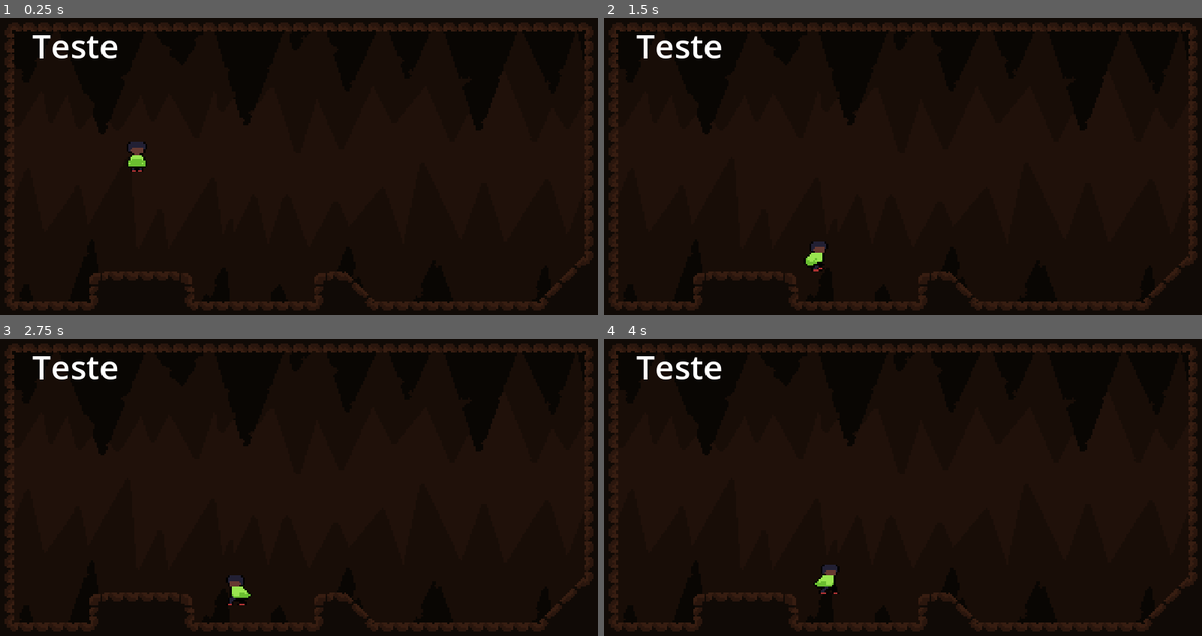
Above: before the commit, frames 1-4 (two rows, left to right).
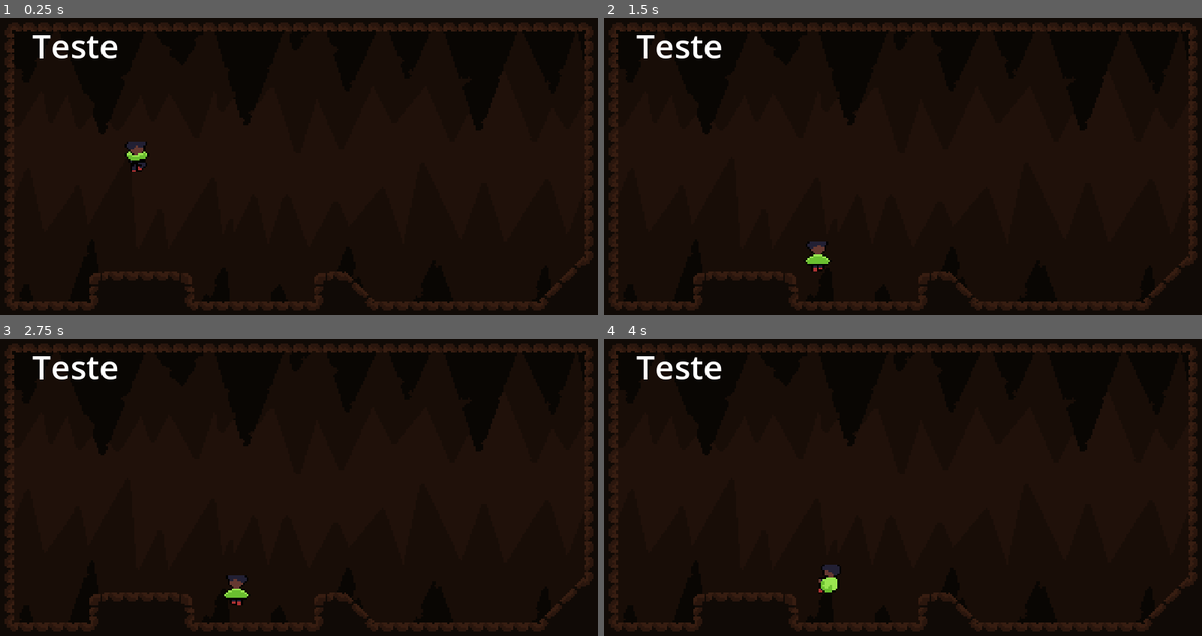
Above: after the commit, the same moments.

Repository: Omegalolchan/Cave_Runner
Game: Godot game, scene res://assets/Scenes/HightResDebugScene.tscn
Same seed, same stepped clock (60 frames per second), same inputs: the game is played once before the commit and once after it. This scene is started directly instead of the project's main scene.
Inputs:
- Up to frame 1 (0.25 s): no input
- Up to frame 2 (1.5 s): tap Enter at 0.5 s; hold Right (moveRight) from 0.53 s (still down); tap C (jump) at 0.6, 0.77, 1.07 s; tap Down (slide) at 1.35 s
- Up to frame 3 (2.75 s): tap C (jump) at 1.52, 1.55, 1.82, 2.1 s; release Right (moveRight) at 2.03 s; hold Left (moveLeft) from 2.03 s (still down)
- Up to frame 4 (4 s): keep holding Left (moveLeft); tap Down (slide) at 2.85 s; tap C (jump) at 3.02, 3.05, 3.32, 3.6, 3.77 s

The runs differ from the first frame. In frame 1, 0.2% of the frame differs, in the area x 20-25%, y 41-52%; in frame 2, 0.1%; in frame 3, 0.1%; in frame 4, 0.2%.

Commit message:
almost every animationdone, the only one missing is slide straight

Diff:
--- a/assets/Objects/player.tscn
+++ b/assets/Objects/player.tscn
@@ -1,9 +1,26 @@
-[gd_scene load_steps=17 format=3 uid="uid://cv2005kajth2r"]
+[gd_scene load_steps=43 format=3 uid="uid://cv2005kajth2r"]
 
 [ext_resource type="Script" path="res://assets/Scripts/PlayerMovement.gd" id="1_geve8"]
+[ext_resource type="Texture2D" uid="uid://bcgws8c1h0hm8" path="res://assets/Sprites/playerFall.png" id="2_j10ss"]
 [ext_resource type="Texture2D" uid="uid://dd6h25bytytai" path="res://assets/Sprites/PlayerIdle.png" id="2_lp3gv"]
 [ext_resource type="Texture2D" uid="uid://cqftlo1iwa0by" path="res://assets/Sprites/PlayerWalk.png" id="3_1ma5d"]
 [ext_resource type="Script" path="res://assets/Scripts/PlayerAnim.gd" id="3_k0fob"]
+[ext_resource type="Texture2D" uid="uid://bevamaekdwlox" path="res://assets/Sprites/PlayerJump.png" id="3_umqhg"]
+[ext_resource type="Texture2D" uid="uid://dn4ji0pcx3fu8" path="res://assets/Sprites/PlayerWallJump-Sheet.png" id="5_2ch0m"]
+[ext_resource type="Texture2D" uid="uid://c81hn3td5innj" path="res://assets/Sprites/PlayerSlideSheet.png" id="5_k5seh"]
+[ext_resource type="Texture2D" uid="uid://bts3rs4mgoocp" path="res://assets/Sprites/PlayerSlideUp-Sheet.png" id="6_egpcx"]
+
+[sub_resource type="AtlasTexture" id="AtlasTexture_u3jhv"]
+atlas = ExtResource("2_j10ss")
+region = Rect2(0, 0, 16, 16)
+
+[sub_resource type="AtlasTexture" id="AtlasTexture_u12uf"]
+atlas = ExtResource("2_j10ss")
+region = Rect2(16, 0, 16, 16)
+
+[sub_resource type="AtlasTexture" id="AtlasTexture_mrq27"]
+atlas = ExtResource("2_j10ss")
+region = Rect2(0, 16, 16, 16)
 
 [sub_resource type="AtlasTexture" id="AtlasTexture_414hq"]
 atlas = ExtResource("2_lp3gv")
@@ -13,6 +30,54 @@
 atlas = ExtResource("2_lp3gv")
 region = Rect2(16, 0, 16, 16)
 
+[sub_resource type="AtlasTexture" id="AtlasTexture_ydgar"]
+atlas = ExtResource("3_umqhg")
+region = Rect2(16, 0, 16, 16)
+
+[sub_resource type="AtlasTexture" id="AtlasTexture_xa6iu"]
+atlas = ExtResource("3_umqhg")
+region = Rect2(0, 16, 16, 16)
+
+[sub_resource type="AtlasTexture" id="AtlasTexture_l0win"]
+atlas = ExtResource("3_umqhg")
+region = Rect2(16, 16, 16, 16)
+
+[sub_resource type="AtlasTexture" id="AtlasTexture_71h8k"]
+atlas = ExtResource("5_k5seh")
+region = Rect2(0, 0, 16, 16)
+
+[sub_resource type="AtlasTexture" id="AtlasTexture_sb1t2"]
+atlas = ExtResource("5_k5seh")
+region = Rect2(16, 0, 16, 16)
+
+[sub_resource type="AtlasTexture" id="AtlasTexture_blt85"]
+atlas = ExtResource("5_k5seh")
+region = Rect2(32, 0, 16, 16)
+
+[sub_resource type="AtlasTexture" id="AtlasTexture_6hi8o"]
+atlas = ExtResource("5_k5seh")
+region = Rect2(0, 16, 16, 16)
+
+[sub_resource type="AtlasTexture" id="AtlasTexture_1bkhi"]
+atlas = ExtResource("5_k5seh")
+region = Rect2(16, 16, 16, 16)
+
+[sub_resource type="AtlasTexture" id="AtlasTexture_mchfi"]
+atlas = ExtResource("6_egpcx")
+region = Rect2(0, 0, 16, 16)
+
+[sub_resource type="AtlasTexture" id="AtlasTexture_an2wo"]
+atlas = ExtResource("6_egpcx")
+region = Rect2(16, 0, 16, 16)
+
+[sub_resource type="AtlasTexture" id="AtlasTexture_eaywf"]
+atlas = ExtResource("6_egpcx")
+region = Rect2(0, 0, 16, 16)
+
+[sub_resource type="AtlasTexture" id="AtlasTexture_ltt3a"]
+atlas = ExtResource("6_egpcx")
+region = Rect2(16, 0, 16, 16)
+
 [sub_resource type="AtlasTexture" id="AtlasTexture_errhv"]
 atlas = ExtResource("3_1ma5d")
 region = Rect2(0, 0, 16, 16)
@@ -44,11 +109,49 @@
 [sub_resource type="AtlasTexture" id="AtlasTexture_8hi2k"]
 atlas = ExtResource("3_1ma5d")
 region = Rect2(16, 32, 16, 16)
+
+[sub_resource type="AtlasTexture" id="AtlasTexture_kobru"]
+atlas = ExtResource("5_2ch0m")
+region = Rect2(0, 0, 16, 16)
+
+[sub_resource type="AtlasTexture" id="AtlasTexture_1att5"]
+atlas = ExtResource("5_2ch0m")
+region = Rect2(16, 0, 16, 16)
+
+[sub_resource type="AtlasTexture" id="AtlasTexture_47epi"]
+atlas = ExtResource("5_2ch0m")
+region = Rect2(32, 0, 16, 16)
+
+[sub_resource type="AtlasTexture" id="AtlasTexture_aatmo"]
+atlas = ExtResource("5_2ch0m")
+region = Rect2(0, 16, 16, 16)
+
+[sub_resource type="AtlasTexture" id="AtlasTexture_ki6hm"]
+atlas = ExtResource("5_2ch0m")
+region = Rect2(16, 16, 16, 16)
+
+[sub_resource type="AtlasTexture" id="AtlasTexture_vkij0"]
+atlas = ExtResource("5_2ch0m")
+region = Rect2(32, 16, 16, 16)
 
 [sub_resource type="SpriteFrames" id="SpriteFrames_fi5p2"]
 animations = [{
 "frames": [{
 "duration": 1.0,
+"texture": SubResource("AtlasTexture_u3jhv")
+}, {
+"duration": 1.0,
+"texture": SubResource("AtlasTexture_u12uf")
+}, {
+"duration": 1.0,
+"texture": SubResource("AtlasTexture_mrq27")
+}],
+"loop": false,
+"name": &"FALL",
+"speed": 5.0
+}, {
+"frames": [{
+"duration": 1.0,
 "texture": SubResource("AtlasTexture_414hq")
 }, {
 "duration": 1.0,
@@ -59,6 +162,62 @@
 "speed": 2.0
 }, {
 "frames": [{
+"duration": 0.5,
+"texture": SubResource("AtlasTexture_ydgar")
+}, {
+"duration": 0.5,
+"texture": SubResource("AtlasTexture_xa6iu")
+}, {
+"duration": 1.0,
+"texture": SubResource("AtlasTexture_l0win")
+}],
+"loop": false,
+"name": &"JUMP",
+"speed": 6.0
+}, {
+"frames": [{
+"duration": 1.0,
+"texture": SubResource("AtlasTexture_71h8k")
+}, {
+"duration": 1.0,
+"texture": SubResource("AtlasTexture_sb1t2")
+}, {
+"duration": 1.0,
+"texture": SubResource("AtlasTexture_blt85")
+}, {
+"duration": 1.0,
+"texture": SubResource("AtlasTexture_6hi8o")
+}, {
+"duration": 1.0,
+"texture": SubResource("AtlasTexture_1bkhi")
+}],
+"loop": true,
+"name": &"SLIDE_DOWN",
+"speed": 5.0
+}, {
+"frames": [{
+"duration": 1.0,
+"texture": SubResource("AtlasTexture_mchfi")
+}, {
+"duration": 1.0,
+"texture": SubResource("AtlasTexture_an2wo")
+}],
+"loop": true,
+"name": &"SLIDE_STRAIGHT",
+"speed": 5.0
+}, {
+"frames": [{
+"duration": 1.0,
+"texture": SubResource("AtlasTexture_eaywf")
+}, {
+"duration": 1.0,
+"texture": SubResource("AtlasTexture_ltt3a")
+}],
+"loop": true,
+"name": &"SLIDE_UP",
+"speed": 5.0
+}, {
+"frames": [{
 "duration": 1.0,
 "texture": SubResource("AtlasTexture_errhv")
 }, {
@@ -85,6 +244,29 @@
 }],
 "loop": true,
 "name": &"WALK",
+"speed": 5.0
+}, {
+"frames": [{
+"duration": 1.0,
+"texture": SubResource("AtlasTexture_kobru")
+}, {
+"duration": 1.0,
+"texture": SubResource("AtlasTexture_1att5")
+}, {
+"duration": 1.0,
+"texture": SubResource("AtlasTexture_47epi")
+}, {
+"duration": 1.0,
+"texture": SubResource("AtlasTexture_aatmo")
+}, {
+"duration": 1.0,
+"texture": SubResource("AtlasTexture_ki6hm")
+}, {
+"duration": 1.0,
+"texture": SubResource("AtlasTexture_vkij0")
+}],
+"loop": false,
+"name": &"WALLJUMP",
 "speed": 5.0
 }]
 
@@ -98,7 +280,7 @@
 
 [node name="Sprite" type="AnimatedSprite2D" parent="."]
 sprite_frames = SubResource("SpriteFrames_fi5p2")
-animation = &"WALK"
+animation = &"FALL"
 autoplay = "IDLE"
 script = ExtResource("3_k0fob")
 
--- a/assets/Scripts/PlayerAnim.gd
+++ b/assets/Scripts/PlayerAnim.gd
@@ -1,4 +1,9 @@
 extends AnimatedSprite2D
+
+var hold = [
+	"", # EX : air, jump (all ground anim cancels)
+	0,
+]
 
 enum anim_to_play {
 	IDLE,
@@ -8,11 +13,16 @@
 	SLIDE_UP,
 	SLIDE_STRAIGHT,
 	SLIDE_DOWN,
+	FALL,
 }
 
 func _on_player_var_to_anim(ground:bool, speed:Vector2, jump:bool, wall_jump:bool, walled:bool, slide:bool):
-	if speed.x != 0:
+	if speed.x != 0 and animation != "WALLJUMP":
 		scale.x = sign(speed.x)
+
+	if hold[1] >= frame:
+		hold[1] = 0
+		hold[0] = ""
 
 	if ground:
 		if speed == Vector2.ZERO:
@@ -23,6 +33,19 @@
 			return
 		if speed != Vector2.ZERO and slide:
 			play_anim(calc_slide_angle(speed))
+	else:
+		if speed.y > 0 and hold[0] == "":
+			play_anim(anim_to_play.FALL)
+			return
+		if speed.y <= 0 and jump and hold[0] == "" or hold[0] == "jump":
+			play_anim(anim_to_play.JUMP)
+			return
+		if wall_jump and hold[0] == "" or hold[0] == "jump":
+			play_anim(anim_to_play.WALLJUMP)
+			hold[0] = "jump"
+			hold[1] = 5
+			scale.x = sign(-speed.x)
+			return
 
 
 	pass
Binary file added: assets/Sprites/PlayerJump.png
Not shown, added: assets/Sprites/PlayerJump.png.import
Binary file added: assets/Sprites/PlayerSlideSheet.png
Not shown, added: assets/Sprites/PlayerSlideSheet.png.import
Binary file added: assets/Sprites/PlayerSlideUp-Sheet.png
Not shown, added: assets/Sprites/PlayerSlideUp-Sheet.png.import
Binary file added: assets/Sprites/PlayerWallJump-Sheet.png
Not shown, added: assets/Sprites/PlayerWallJump-Sheet.png.import
Binary file added: assets/Sprites/playerFall.png
Not shown, added: assets/Sprites/playerFall.png.import
